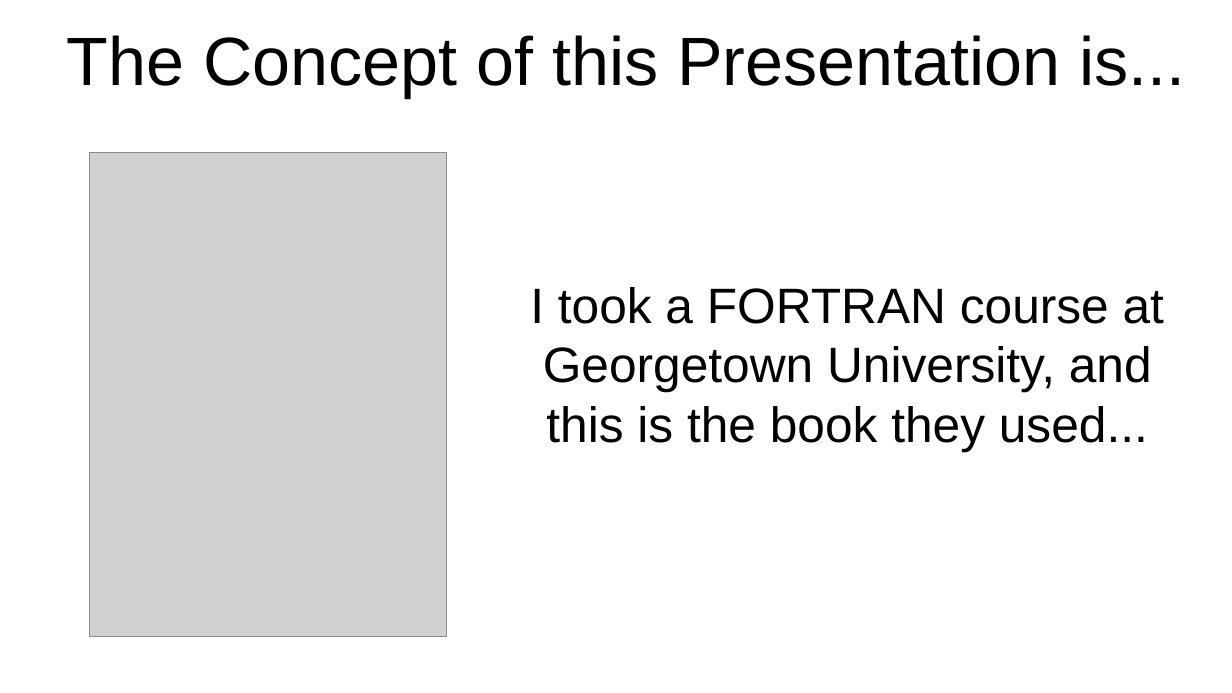
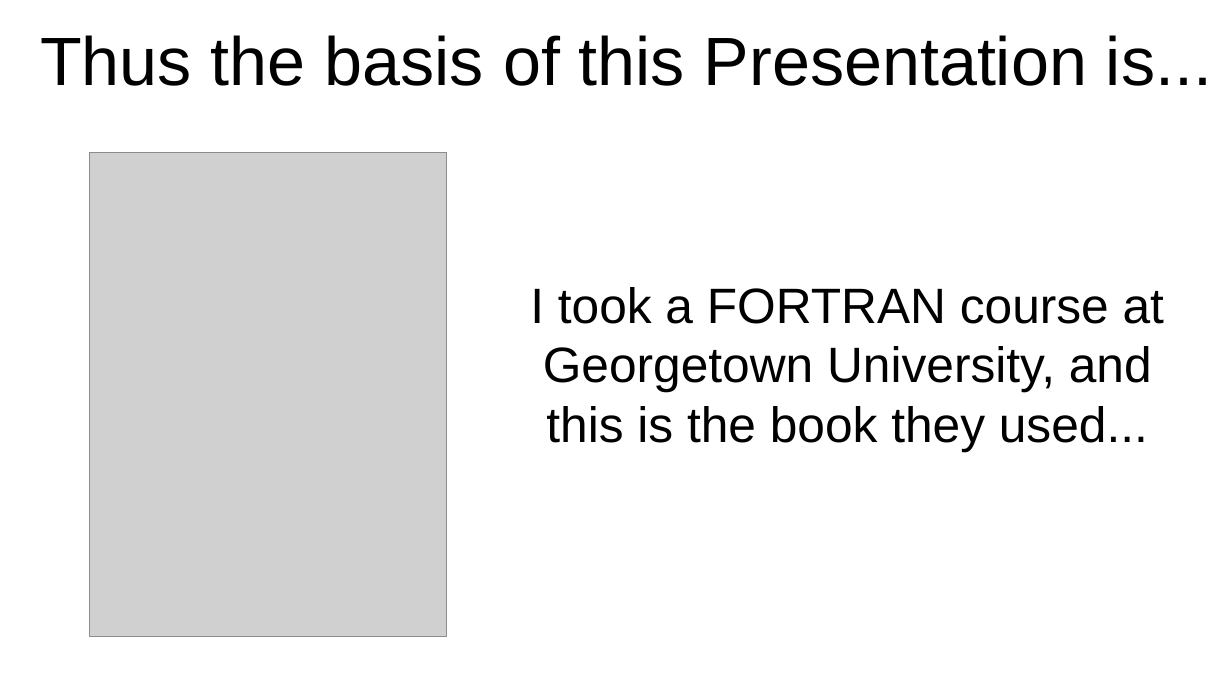
Before and after one commit to flintiii/TenStatementGit, a slide deck: slide 5 of vm_workshop_presentation.odp (slide 4 before the commit). Drawn at 1232x693 pixels with LibreOffice and Linux fonts; fonts in the diff are those of the drawing; grey boxes stand for pictures. Boxes give left, top, right and bottom in pixels: in the first picture for what was removed or moved away, otherwise in the second. Text is boxed around its words. In the diff, an @@ line names an element or a change of style, - is before the commit and + after.

```diff
--- a/vm_workshop_presentation.odp
+++ b/vm_workshop_presentation.odp
@@ title at [40,35,1212,86]: text changed @@
-The Concept of this Presentation is...
+Thus the basis of this Presentation is...
```
Also in this commit, not shown: 5 other slides changed, 20 slides added, 16 slides removed.
